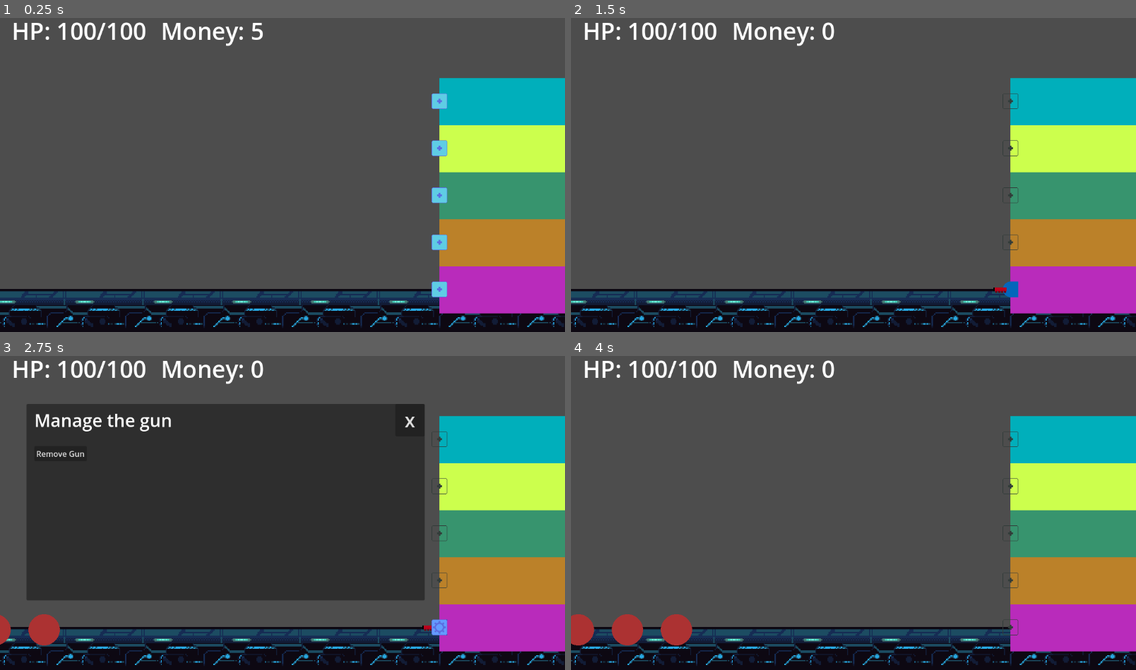
Above: before the commit, frames 1-4 (two rows, left to right).
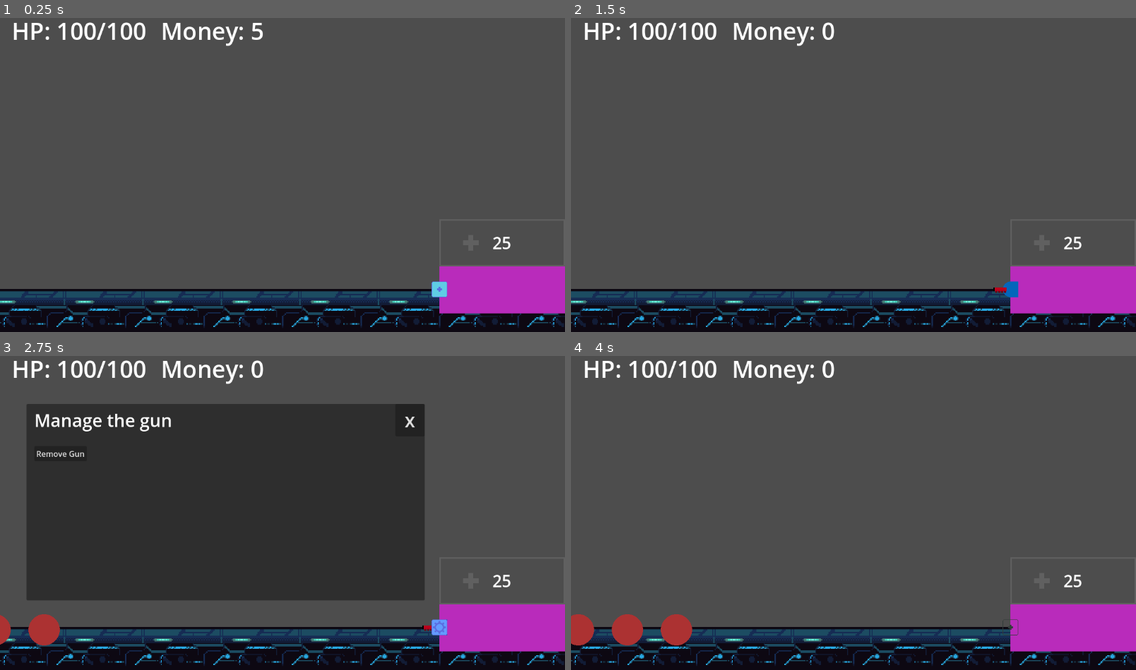
Above: after the commit, the same moments.

Repository: pavel-voronin/game-jam-tower
Game: Godot game, scene res://scenes/game.tscn
Two runs of this game, one before a commit and one after it. Both use one fixed random seed, a clock stepped at 60 frames per second and the inputs below.
Inputs (mouse positions are in pixels of both pictures, inside the frame that each line leads up to):
- Up to frame 1 (0.25 s): no input
- Up to frame 2 (1.5 s): click (1011, 288) at 0.52 s; click "Buy $5" at 1.25 s
- Up to frame 3 (2.75 s): click (440, 626) at 2 s
- Up to frame 4 (4 s): click "Remove Gun" at 2.75 s

The runs differ from the first frame. In frame 1, 14% of the frame differs, in the area x 76-100%, y 19-80%; in frame 2, 13%; in frame 3, 13%; in frame 4, 13%.

Commit message:
natural levels order fix

Diff:
--- a/scenes/tower.gd
+++ b/scenes/tower.gd
@@ -34,10 +34,6 @@
 func _ready() -> void:
 	set_root()
 	init_designs()
-	place_level()
-	place_level()
-	place_level()
-	place_level()
 	place_level()
 	root.get_node("Money").amount_updated.connect(update_buy_button)
 
